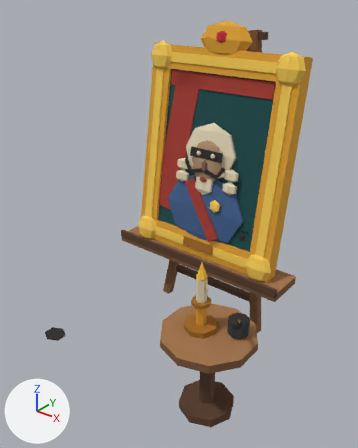
The Blender file raccoon/duke_portrait.blend as it was, and as the next commit left it.
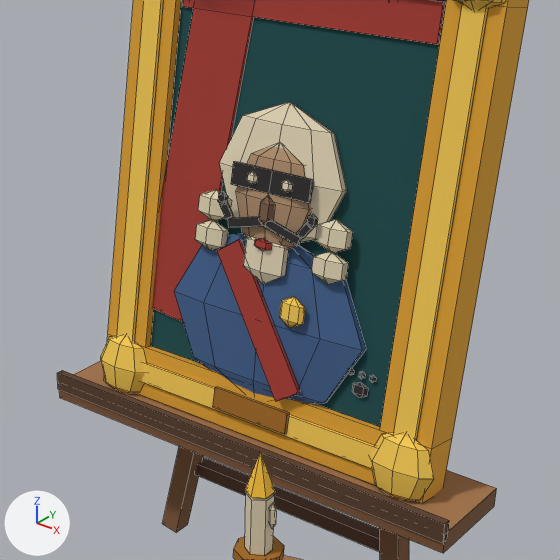
Old and new are each drawn whole from a 50 mm camera at (0.654, -0.863, 0.826) aimed at (-0.017, -0.024, 0.306) and again close up on the part from 27% to 90% of the width and 18% to 68% of the height. Every picture has the same lights, and +X, +Y and +Z are marked at lower left. The older version's two pictures come first. The close-ups show mesh edges as thin lines.

Before the edit, the objects in view are built like this:
```python
me_bld_duke_portrait_1x1 = bpy.data.meshes.new('bld_duke_portrait_1x1')
me_bld_duke_portrait_1x1.from_pydata(...)  # 220 vertices, 167 faces; spans x -0.276..0.295, y -0.3..0.381, z 0.0..0.733
me_bld_duke_portrait_1x1.materials.append(mat_m_palette)  # picture img_palette_png
me_pr_flame = bpy.data.meshes.new('pr_flame')
me_pr_flame.from_pydata(...)  # a box spanning x -0.0015..0.0015, y -0.0015..0.0015, z -0.004..0.006; a 5-sided cone pointing to +z spanning x -0.0057..0.0057, y -0.0049..0.006, z 0.003..0.021; a 6-sided cone pointing to +z spanning x -0.0095..0.0095, y -0.011..0.011, z 0.0..0.036
me_pr_flame.materials.append(mat_m_palette)  # picture img_palette_png
me_pr_portrait = bpy.data.meshes.new('pr_portrait')
me_pr_portrait.from_pydata(...)  # 586 vertices, 661 faces; spans x -0.207..0.207, y 0.018..0.148, z 0.193..0.752
me_pr_portrait.materials.append(mat_m_palette)  # picture img_palette_png
ob_bld_duke_portrait_1x1 = bpy.data.objects.new('bld_duke_portrait_1x1', me_bld_duke_portrait_1x1)
ob_bld_duke_portrait_1x1.location = (0.0, 0.0, 0.0)
ob_pr_flame = bpy.data.objects.new('pr_flame', me_pr_flame)
ob_pr_flame.parent = ob_bld_duke_portrait_1x1
ob_pr_flame.location = (0.18, -0.2, 0.318)
ob_pr_flame.rotation_euler = (0.0387, 0.0116, 0.000224)  # degrees (2.2, 0.7, 0)
ob_pr_flame.scale = (1.03, 1.03, 1.0)
ob_pr_portrait = bpy.data.objects.new('pr_portrait', me_pr_portrait)
ob_pr_portrait.parent = ob_bld_duke_portrait_1x1
ob_pr_portrait.location = (0.0, 0.0, 0.0)
```
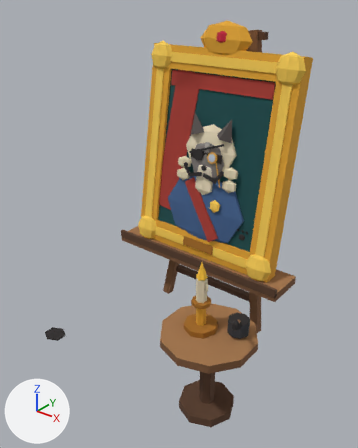
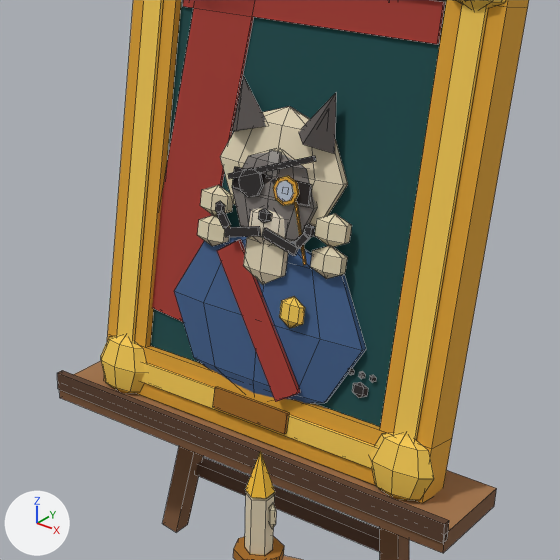
What differs and where, as boxes [x1, y1, x2, y2] in the close-ups (560 x 560 px; the box of a moved part takes in the faces that stretch with it):
part 1 of me_pr_portrait, moved or reshaped: before [316, 220, 353, 253]; after [314, 214, 352, 247]
part 2 of me_pr_portrait, moved or reshaped: before [311, 252, 348, 284]; after [310, 246, 347, 279]
part 3 of me_pr_portrait, moved or reshaped: before [231, 162, 313, 203]; after [232, 167, 312, 206]
part 4 of me_pr_portrait, moved or reshaped (not visible afterwards): before [282, 180, 293, 193]
part 5 of me_pr_portrait, added: after [225, 226, 261, 237]
part 6 of me_pr_portrait, moved or reshaped: before [219, 201, 233, 219]; after [217, 211, 231, 229]
part 7 of me_pr_portrait, moved or reshaped: before [218, 192, 228, 204]; after [215, 201, 225, 213]
part 8 of me_pr_portrait, moved or reshaped: before [297, 222, 313, 239]; after [293, 232, 310, 249]
part 9 of me_pr_portrait, moved or reshaped: before [265, 220, 301, 246]; after [262, 228, 298, 256]
part 10 of me_pr_portrait, moved or reshaped: before [307, 214, 318, 228]; after [304, 224, 315, 238]
part 11 of me_pr_portrait, deleted: before [255, 238, 272, 250]
part 12 of me_pr_portrait, deleted: before [247, 172, 258, 184]
part 13 of me_pr_portrait, built on: before [195, 102, 347, 251]; after [197, 76, 348, 265]
part 14 of me_pr_portrait, surface changed (brown to grey): before [236, 146, 311, 249]; after [232, 152, 317, 242]

Patch to the scene script:
```diff
--- a/raccoon/duke_portrait.blend.py
+++ b/raccoon/duke_portrait.blend.py
@@ me_pr_portrait @@
 # used by ob_pr_portrait; parent = ob_bld_duke_portrait_1x1; location = (0.0, 0.0, 0.0)
-me_pr_portrait.from_pydata(...)  # 586 vertices, 661 faces; spans x -0.207..0.207, y 0.018..0.148, z 0.193..0.752
+me_pr_portrait.from_pydata(...)  # 672 vertices, 723 faces; spans x -0.207..0.207, y 0.018..0.148, z 0.193..0.752
+# me_pr_portrait part 1: the loose piece of 14 vertices spanning x 0.053..0.087, y 0.051..0.071, z 0.407..0.439 is moved by (-0.002, 0.001, 0.005)
+# me_pr_portrait part 2: the loose piece of 14 vertices spanning x 0.053..0.087, y 0.047..0.066, z 0.377..0.409 is moved by (-0.002, 0.001, 0.005)
+# me_pr_portrait part 3: the loose piece of 8 vertices spanning x -0.045..0.045, y 0.054..0.061, z 0.451..0.473 is moved by (0.0, 0.0, -0.004)
+# me_pr_portrait part 4: the loose piece of 12 vertices spanning x 0.014..0.026, y 0.052..0.057, z 0.456..0.468 is moved by (0.0, 0.0, -0.004)
+# me_pr_portrait part 5: the loose piece of 8 vertices spanning x -0.042..-0.002, y 0.045..0.051, z 0.411..0.429 is copied, and the copy is moved by (0.0, -0.004, -0.008); it spans x -0.042..-0.002, y 0.04..0.046, z 0.402..0.421
+# me_pr_portrait part 6: the loose piece of 8 vertices spanning x -0.054..-0.038, y 0.046..0.052, z 0.418..0.436 is moved by (0.0, -0.004, -0.008)
+# me_pr_portrait part 7: the loose piece of 12 vertices spanning x -0.058..-0.046, y 0.048..0.053, z 0.43..0.444 is moved by (0.0, -0.004, -0.008)
+# me_pr_portrait part 8: the loose piece of 8 vertices spanning x 0.038..0.054, y 0.046..0.052, z 0.418..0.436 is moved by (0.0, -0.004, -0.008)
+# me_pr_portrait part 9: the loose piece of 8 vertices spanning x 0.002..0.042, y 0.045..0.051, z 0.411..0.429 is moved by (0.0, -0.004, -0.008)
+# me_pr_portrait part 10: the loose piece of 12 vertices spanning x 0.046..0.058, y 0.048..0.053, z 0.43..0.444 is moved by (0.0, -0.004, -0.008)
+# me_pr_portrait part 11: the loose piece of 12 vertices spanning x -0.01..0.01, y 0.043..0.05, z 0.397..0.409 is deleted
+# me_pr_portrait part 12: the loose piece of 12 vertices spanning x -0.026..-0.014, y 0.052..0.057, z 0.456..0.468 is deleted
+# me_pr_portrait part 13
+# 18 vertices are removed from x -0.042..0.008, y 0.046..0.055, z 0.411..0.45
+# 61 faces are deleted
+# 20 vertices in x -0.087..-0.054, y 0.047..0.071, z 0.377..0.439 move by (0.002, 0.001, 0.005)
+# 10 vertices in x -0.05..0.05, y 0.073..0.09, z 0.511..0.514 move by (0.0, 0.0, -0.001)
+# 9 vertices in x -0.071..0.071, y 0.062..0.083, z 0.462..0.465 move by (0.0, 0.001, 0.006)
+# 8 vertices in x -0.05..0.05, y 0.058..0.074, z 0.413..0.416 move by (0.0, 0.002, 0.013)
+# 4 vertices in x -0.087..-0.054, y 0.054..0.069, z 0.385..0.414 move by (0.002, 0.0, 0.005)
+# 3 vertices in x -0.087, y 0.062..0.067, z 0.4..0.43 move by (0.003, 0.001, 0.005)
+# 39 vertices move from x -0.087..0.043, y 0.045..0.086, z 0.385..0.533 to x -0.084..0.048, y 0.05..0.087, z 0.39..0.529
+# 110 vertices are added at x -0.059..0.059, y 0.044..0.096, z 0.395..0.55
+# 5 new vertices lie (0.0, 0.003, 0.022) away from vertices in x -0.023..0.023, y 0.052..0.059, z 0.408..0.409
+# 5 new vertices lie (0.0, 0.001, 0.007) away from vertices in x -0.007..0.007, y 0.044..0.052, z 0.427..0.428
+# 147 new faces join them
+# me_pr_portrait part 14: 40 kept faces spanning x -0.048..0.048, y 0.05..0.075, z 0.397..0.492 get new texture (UV) coordinates
 me_pr_portrait.materials.append(mat_m_palette)
```
